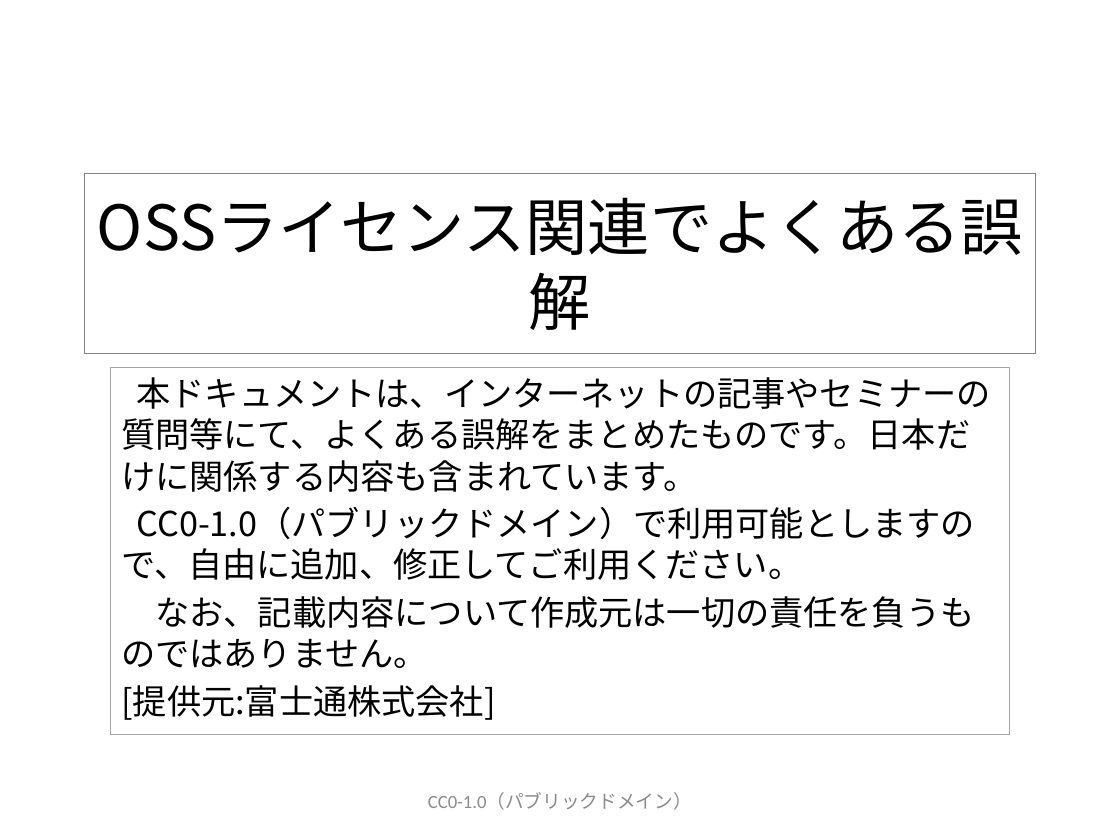
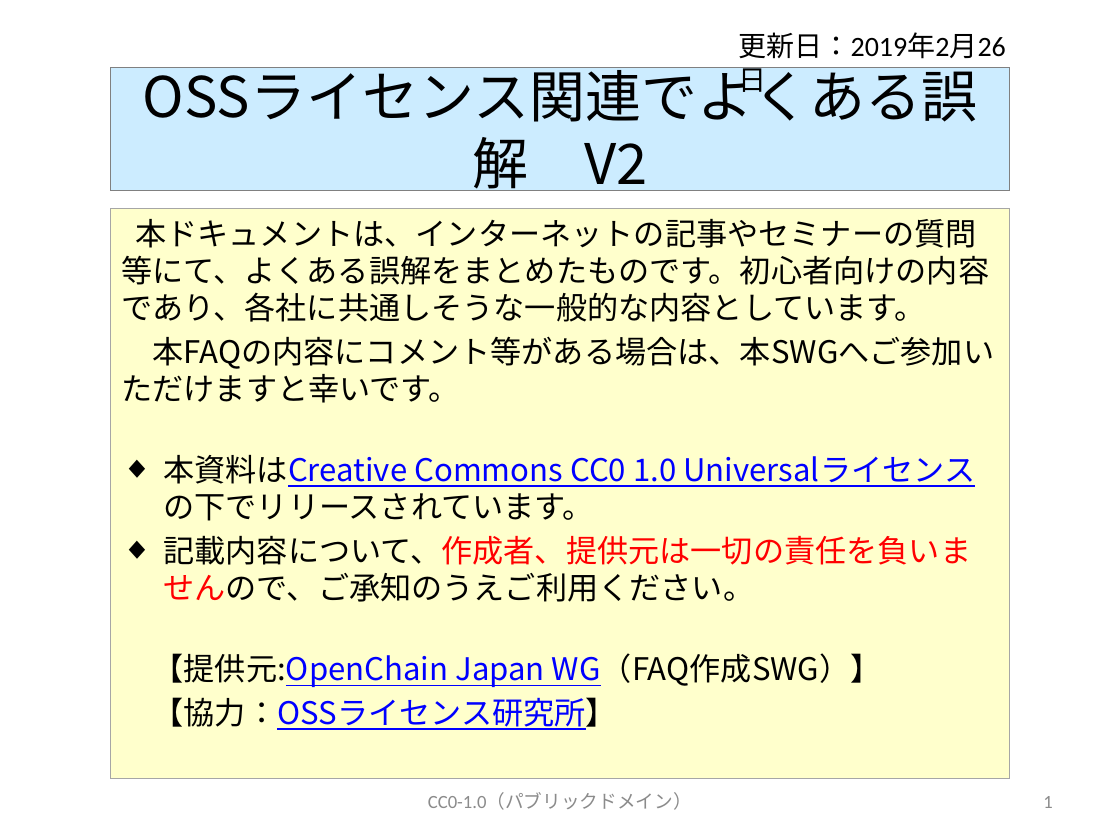
Before and after one commit to OpenChain-Project/OpenChain-JWG, a slide deck: slide 1 of Education_Material/FAQ/OSSライセンス関連でよくある誤解_CC0.pptx. Drawn at 1120x840 pixels with LibreOffice and Linux fonts; fonts in the diff are those of the drawing. Boxes give left, top, right and bottom in pixels: in the first picture for what was removed or moved away, otherwise in the second. Text is boxed around its words. In the diff, an @@ line names an element or a change of style, - is before the commit and + after.

```diff
--- a/Education_Material/FAQ/OSSライセンス関連でよくある誤解_CC0.pptx
+++ b/Education_Material/FAQ/OSSライセンス関連でよくある誤解_CC0.pptx
@@ text added at (739, 32, 1006, 59), 18 pt, text #000000 @@
+更新日：2019年2月26日
@@ title "OSSライセンス関連でよくある誤解 V2": place and size @@
-title "OSSライセンス関連でよくある誤解 V2" at (84, 174, 1036, 354)
+title "OSSライセンス関連でよくある誤解 V2" at (110, 67, 1009, 190)
@@ title "OSSライセンス関連でよくある誤解 V2" at (110, 67, 1009, 190): fill none to #CCECFF @@
@@ title at (584, 143, 647, 199): text changed; size 40 to 36 pt @@
-OSSライセンス関連でよくある誤解
+OSSライセンス関連でよくある誤解 V2
@@ subtitle "本ドキュメントは、インターネットの記事やセミナーの質問等にて、よくある誤解をまとめたものです。初心者向けの内容であり、各 ...": place and size @@
-subtitle "本ドキュメントは、インターネットの記事やセミナーの質問等にて、よくある誤解をまとめたものです。初心者向けの内容であり、各 ..." at (110, 367, 1009, 735)
+subtitle "本ドキュメントは、インターネットの記事やセミナーの質問等にて、よくある誤解をまとめたものです。初心者向けの内容であり、各 ..." at (110, 208, 1009, 778)
@@ subtitle "本ドキュメントは、インターネットの記事やセミナーの質問等にて、よくある誤解をまとめたものです。初心者向けの内容であり、各 ..." at (110, 208, 1009, 778): fill none to #FFFFCC @@
@@ subtitle at (121, 219, 995, 730): text changed; size 22 to 20 pt @@
-本ドキュメントは、インターネットの記事やセミナーの質問等にて、よくある誤解をまとめたものです。日本だけに関係する内容も含まれています。
-CC0-1.0（パブリックドメイン）で利用可能としますので、自由に追加、修正してご利用ください。
-なお、記載内容について作成元は一切の責任を負うものではありません。
-[提供元:富士通株式会社]
+本ドキュメントは、インターネットの記事やセミナーの質問等にて、よくある誤解をまとめたものです。初心者向けの内容であり、各社に共通しそうな一般的な内容としています。
+本FAQの内容にコメント等がある場合は、本SWGへご参加いただけますと幸いです。
+◆ 本資料はCreative Commons CC0 1.0 Universalライセンスの下でリリースされています。
+◆ 記載内容について、作成者、提供元は一切の責任を負いませんので、ご承知のうえご利用ください。
+【提供元:OpenChain Japan WG（FAQ作成SWG）】
+【協力：OSSライセンス研究所】
@@ page number added at (1043, 796, 1052, 808), 12 pt, text #8C8C8C @@
+1
```
Also in this commit, not shown: 17 other slides changed, 20 slides added, 2 slides removed.
